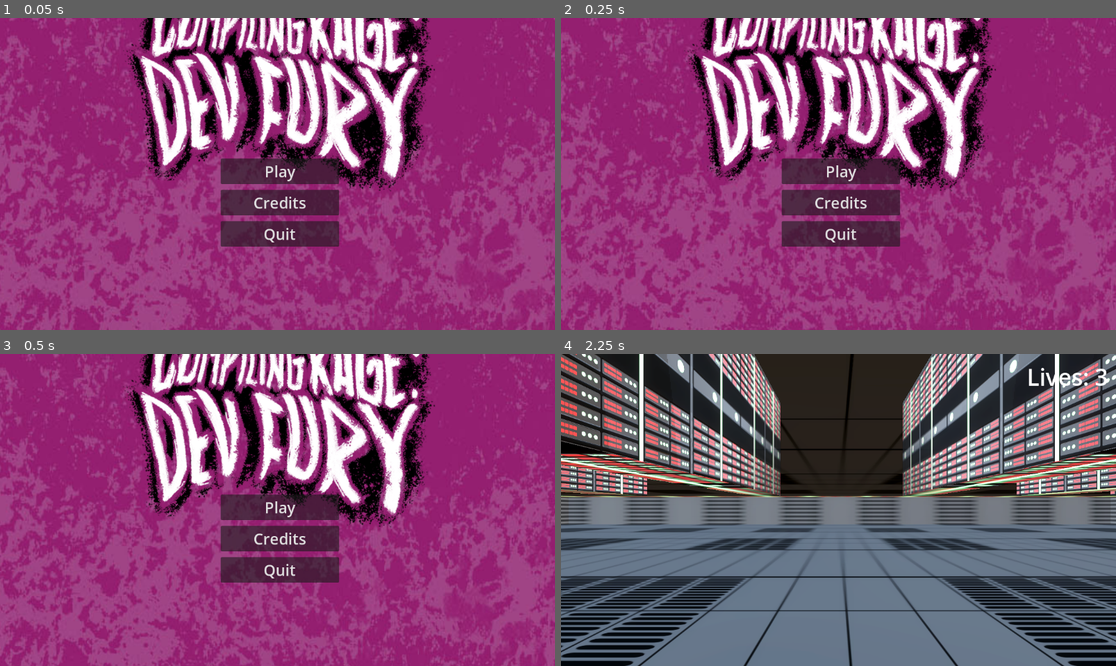
Above: before the commit, frames 1-4 (two rows, left to right).
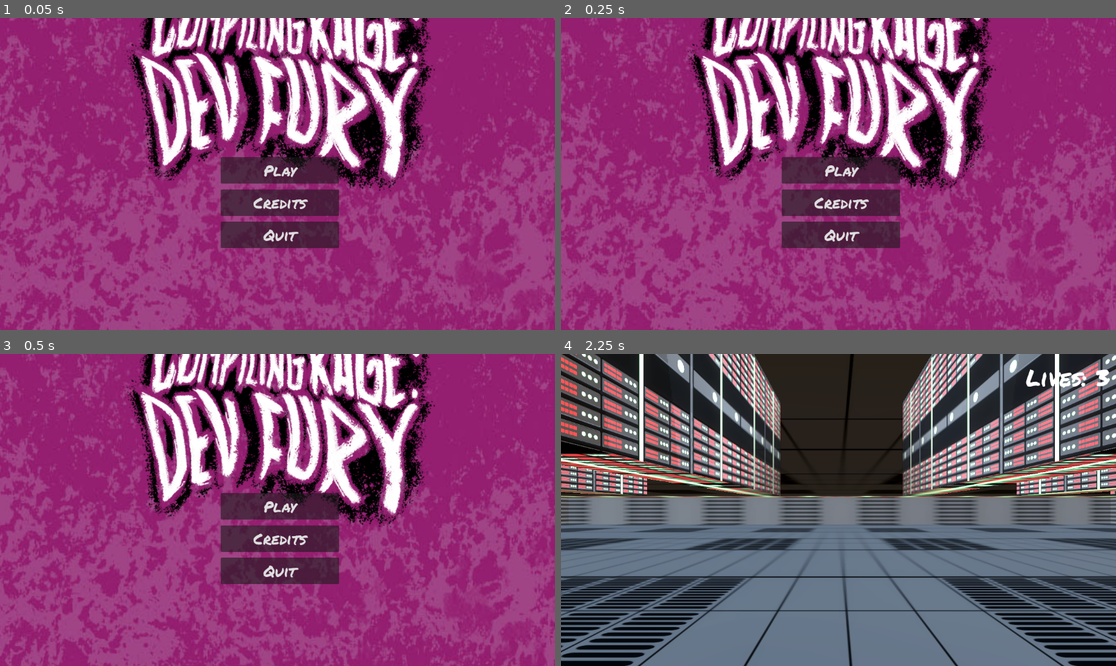
Above: after the commit, the same moments.

Repository: iparosds/Day-of-Fury
Game: Godot game, scene res://scenes/main_menu.tscn
Same seed, same stepped clock (60 frames per second), same inputs: the game is played once before the commit and once after it.
Inputs (mouse positions are in pixels of both pictures, inside the frame that each line leads up to):
- Up to frame 1 (0.05 s): no input
- Up to frame 2 (0.25 s): no input
- Up to frame 3 (0.5 s): no input
- Up to frame 4 (2.25 s): click "Play" at 0.5 s; tap Enter (ui_accept) at 1.25, 1.52, 2 s; move the mouse to (960, 494) at 1.27 s; press the mouse at (960, 494) at 1.28 s; hold D (right) 1.28-2.03 s; move the mouse to (727, 525) at 2.02 s; release the mouse at (727, 525) at 2.03 s; hold S (backward) from 2.03 s (still down); tap Keypad Enter at 2.1 s

The runs differ from the first frame. In frame 1, 0.8% of the frame differs, in the area x 39-62%, y 44-74%; in frame 2, 0.8%; in frame 3, 0.8%; in frame 4, 0.3%.
Error in both runs: Invalid access to property or key 'died' on a base object of type 'null instance'. (res://scripts/world/world.gd:26)

Commit message:
adicionando a fonte

Diff:
--- /dev/null
+++ b/assets/fonts/game_theme.tres
@@ -0,0 +1,6 @@
+[gd_resource type="Theme" load_steps=2 format=3 uid="uid://c1qgnkto4tthp"]
+
+[ext_resource type="FontFile" uid="uid://bqsglh0nerp5b" path="res://assets/fonts/PermanentMarker-Regular.ttf" id="1_3uyqq"]
+
+[resource]
+default_font = ExtResource("1_3uyqq")
--- a/project.godot
+++ b/project.godot
@@ -28,6 +28,10 @@
 
 project/assembly_name="Day of Fury"
 
+[gui]
+
+theme/custom="uid://c1qgnkto4tthp"
+
 [input]
 
 forward={
Binary file added: assets/fonts/PermanentMarker-Regular.ttf
Not shown, added: assets/fonts/PermanentMarker-Regular.ttf.import
